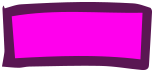
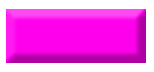
Layer changes from the first (154, 72) image to the second:
added layer "Rectangle 1" above "Layer 2" over [6,9,146,63]
hid "Layer 2" over [2,2,152,70]
hid "Vector Smart Object" over [2,2,152,70]
hid "Layer 1" over [8,8,144,62]
